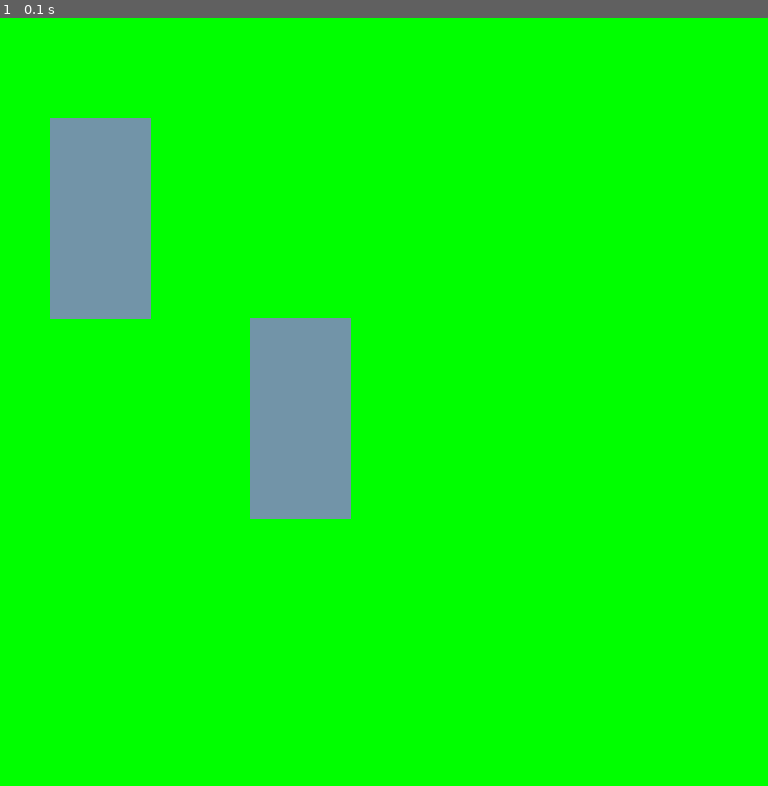
Above: before the commit, frame 1.
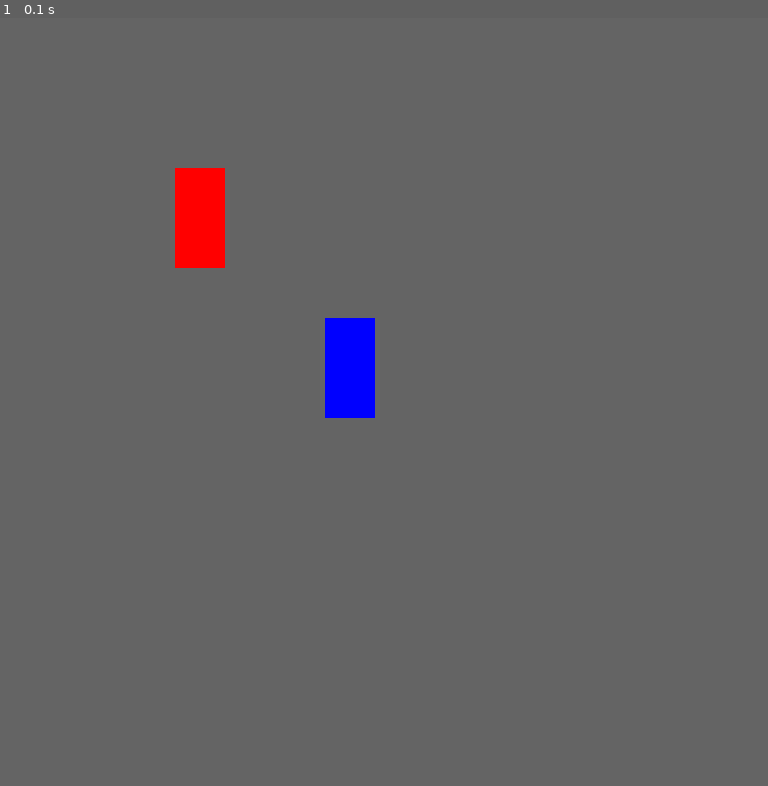
Above: after the commit, the same moment.

Repository: yanigisawa/pyweek31
Game: pygame game, started from run_game.py
Same seed, same stepped clock (60 frames per second), same inputs: the game is played once before the commit and once after it.
Inputs:
- Up to frame 1 (0.1 s): no input

The runs differ from the first frame. In frame 1, 100% of the frame differs, in the area x 0-100%, y 0-100%.

Commit message:
Fixed drawing issue - now cars have colors and are drawn over their physics boxes

Diff:
--- a/gamelib/game.py
+++ b/gamelib/game.py
@@ -1,5 +1,7 @@
+import math
 import sys
 import pygame as pg
+from pygame.constants import SCRAP_SELECTION
 import pymunk
 import pymunk.pygame_util
 from pymunk.vec2d import Vec2d
@@ -36,17 +38,67 @@
         #     ending = Ending(self, self.screen)
         #     ending.loop()
 
-class Car:
-    def __init__(self, size=(100, 200), mass=1, position=(100, 200)):
+def get_pygame_coordinates_from_position(position):
+    return int(position[0]), config.SCREEN_HEIGHT - int(position[1]) # - config.SCREEN_HEIGHT
+
+def flipy(p):
+    """Convert chipmunk coordinates to pygame coordinates."""
+    return Vec2d(p[0], config.SCREEN_HEIGHT - p[1])
+
+
+class Car(pg.sprite.Sprite):
+    def __init__(self, size=(50, 100), mass=1, position=(100, 200), color=(0, 0, 255)):
         self.body = pymunk.Body()
-        # TODO: ADD TO SPACE FROM CALLER space.add(body)
 
         self.body.position = Vec2d(*position)
 
+        self._width, self._height = size
         self.shape = pymunk.Poly.create_box(self.body, (size[0], size[1]), 0.0)
         self.shape.mass = mass
-        self.shape.friction = 0.7
-        # TODO - ADD TO SPACE space.add(self.shape)
+        self.shape.friction = 1
+
+        self.image = pg.Surface(size, pg.SRCALPHA)
+        self.image.fill(color)
+        self._orig_image = self.image
+        self.color = color
+        self._velocity = (0, 0)
+
+    def draw(self, screen):
+        left, top = get_pygame_coordinates_from_position(self.body.position)
+        left = left - self._width / 2
+        top = top - self._height / 2
+
+        shape = self.shape
+        ps = [
+            pos.rotated(shape.body.angle) + shape.body.position
+            for pos in shape.get_vertices()
+        ]
+        ps.append(ps[0])
+        left, top = ps[3][0], ps[3][1]
+
+        self.image = pg.transform.rotozoom(
+            self._orig_image,
+            -math.degrees(self.body.angle),
+            1
+            )
+        rect = self.image.get_rect(center=self.body.position)
+        screen.blit(self.image, rect)
+
+    def stop(self, velocity):
+        if self._left_right_vel == 0 and self._up_down_vel == 0:
+            return
+
+        self._left_right_vel = velocity[0] # ["left"]
+        self._up_down_vel = velocity[1] # ["down"]
+        self.body.velocity -= velocity
+
+
+    def move(self, velocity):
+        if self._left_right_vel != 0 and self._up_down_vel != 0:
+            return
+        self._left_right_vel = velocity[0] # ["left"]
+        self._up_down_vel = velocity[1] # ["down"]
+        self.body.velocity += velocity
 
     def __str__(self):
         return str(self.body.position)
@@ -56,26 +108,31 @@
     def __init__(self, screen):
         self._screen = screen
         self._space = pymunk.Space()
-        self._space.iterations = 10
+        self._space.iterations = 20
         self._space.sleep_time_threshold = 0.5
         self._draw_options = pymunk.pygame_util.DrawOptions(self._screen)
         self._clock = pg.time.Clock()
 
-        self._red_car = Car()
-        self._blue_car = Car(position=(300, 400))
+        self._red_car = Car(position=(200, 200), color=(255, 0, 0))
         self._space.add(self._red_car.body, self._red_car.shape)
+        self._blue_car = Car(position=(350, 350))
         self._space.add(self._blue_car.body, self._blue_car.shape)
+        self._rotate = False
 
     def _clear_screen(self):
-        self._screen.fill(pg.Color("green"))
+        self._screen.fill(pg.Color((100, 100, 100)))
 
     def _draw_objects(self):
-        self._space.debug_draw(self._draw_options)
+        # self._space.debug_draw(self._draw_options)
+        self._red_car.draw(self._screen)
+        self._blue_car.draw(self._screen)
 
     def exit_game(self):
+        pg.quit()
         sys.exit()
 
     def loop(self):
+        FPS = 50
         while True:
             for event in pg.event.get():
                 if event.type == pg.QUIT:
@@ -86,52 +143,82 @@
                     self.on_keyup(event)
             self._clear_screen()
             self._draw_objects()
-            self._space.step(1)
+            self._space.step(1 / FPS)
             pg.display.flip()
             # Delay fixed time between frames
-            self._clock.tick(50)
-            pg.display.set_caption("fps: " + str(self._clock.get_fps()))
-
+            self._clock.tick(FPS)
+            # pg.display.set_caption("fps: " + str(self._clock.get_fps()))
+
+    @property
+    def keys(self):
+        move_factor = 150
+        move_left = {
+            "velocity": (-move_factor, 0),
+            "rotation": -1
+        }
+        move_right = {
+            "velocity": (move_factor, 0),
+            "rotation": 1
+        }
+        move_up = {
+            "velocity": (0, -move_factor),
+            "rotation": 0
+        }
+        move_down = {
+            "velocity": (0, move_factor),
+            "rotation": 0
+        }
+        return {
+            pg.K_LEFT: move_left,
+            pg.K_a: move_left,
+            pg.K_RIGHT: move_right,
+            pg.K_d: move_right,
+            pg.K_UP: move_up,
+            pg.K_w: move_up,
+            pg.K_DOWN: move_down,
+            pg.K_s: move_down
+        }
 
     def on_keydown(self, event):
         # if event.key == pg.K_ESCAPE:
         #     self.pause()
-        if event.key in [pg.K_q, pg.K_ESCAPE]:
+        if event.key in [pg.K_ESCAPE]:
             self.exit_game()
 
-        keys = {
-            pg.K_LEFT: (-1, 0),
-            pg.K_a: (-1, 0),
-            pg.K_RIGHT: (1, 0),
-            pg.K_d: (1, 0),
-            pg.K_UP: (0, -1),
-            pg.K_w: (0, -1),
-            pg.K_DOWN: (0, 1),
-            pg.K_s: (0, 1)
-        }
-
-        if event.key in keys:
-            v = Vec2d(*keys[event.key]) * 20
-            self._blue_car.body.position += v
-
-        # if not self.win and not self.paused and not self.character.done and not self.controls_paused:
-        #     if event.key == pygame.K_UP or event.key == pygame.K_w:
-        #         self.character.move_up()
-        #     elif event.key == pygame.K_DOWN or event.key == pygame.K_s:
-        #         self.character.move_down()
-        #     elif event.key == pygame.K_LEFT or event.key == pygame.K_a:
-        #         self.character.move_left()
-        #     elif event.key == pygame.K_RIGHT or event.key == pygame.K_d:
-        #         self.character.move_right()
-        #     elif event.key == pygame.K_x or event.key == pygame.K_SPACE:
-        #         self.collision_mgr.interact()
-        # elif self.controls_paused and not self.script.idle():
-        #     if event.key == pygame.K_x or event.key == pygame.K_SPACE:
-        #         self.script.skip_dialogue()
+
+        if event.key == pg.K_RSHIFT:
+            self._rotate = True
+
+        if event.key in self.keys:
+            if self._rotate:
+                direction = self.keys[event.key]["rotation"] * (math.pi / 3)
+                self._blue_car.body.angular_velocity = direction
+                return
+
+            # v = Vec2d(*keys[event.key]["velocity"]) * 20
+            # self._blue_car.body.position += v
+            self._blue_car.move(self.keys[event.key]["velocity"])
+            # self._blue_car.body.velocity += self.keys[event.key]["velocity"]
+
+        if event.key == pg.K_SPACE:
+            self._blue_car.body.angular_velocity = 0
+            self._blue_car.body.velocity = 0, 0
+
 
 
     def on_keyup(self, event):
-        pass
+        if event.key == pg.K_RSHIFT:
+            self._rotate = False
+
+        if event.key in self.keys:
+            if event.key in [pg.K_LEFT, pg.K_RIGHT]:
+                self._blue_car.body.angular_velocity = 0
+
+            if self._rotate:
+                return
+
+            self._blue_car.stop(self.keys[event.key]["velocity"])
+
         # if not self.win and not self.paused and not self.controls_paused:
         #     if event.key == pygame.K_UP or event.key == pygame.K_w:
         #         self.character.stop_up()
